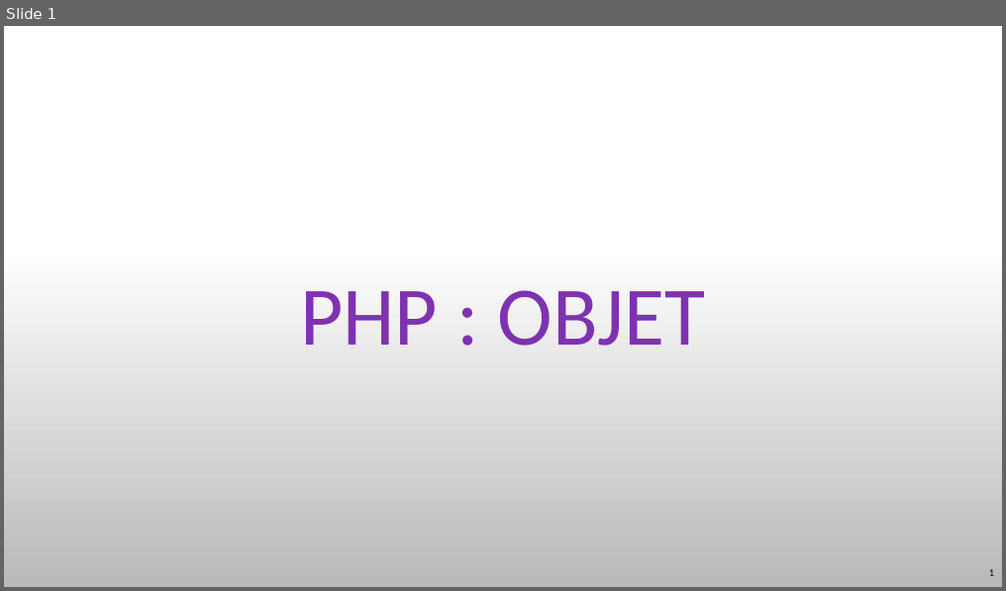
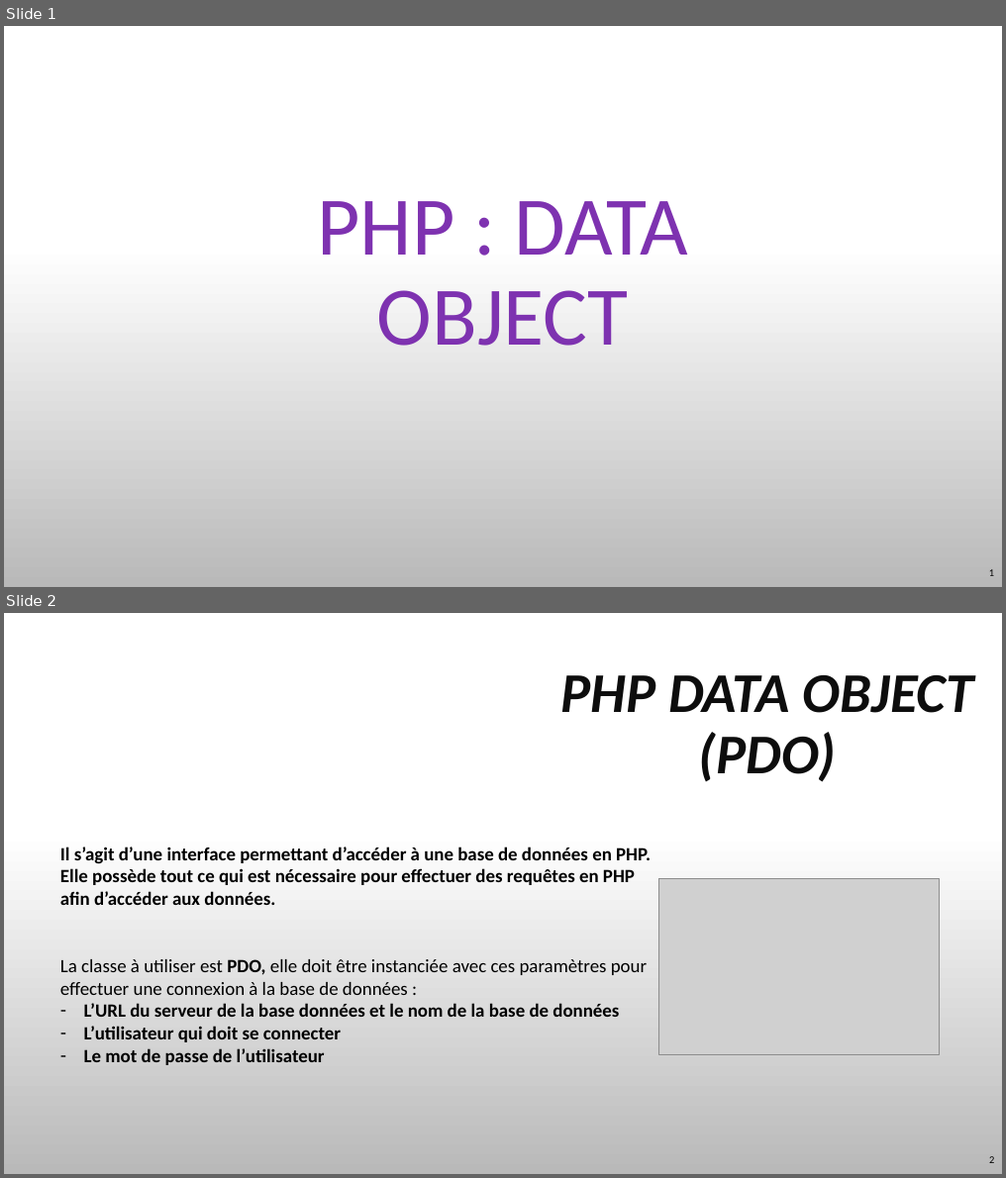
Before and after one commit to TyTy-cf/cours, a slide deck: PHP/Object/PHP-DO.pptx. Shown one above the other, each under a label of ours: slide 1 before the commit, slides 1 and 2 after it. The pictures are 1006x591 and 1006x1178 pixels, drawn with LibreOffice and Linux fonts; fonts in the diff are those of the drawing; grey boxes stand for pictures; background and template pictures are left out. Boxes give left, top, right and bottom in pixels: in the first picture for what was removed or moved away, otherwise in the second. Text is boxed around its words. In the diff, an @@ line names an element or a change of style, - is before the commit and + after.

```diff
--- a/PHP/Object/PHP-DO.pptx
+++ b/PHP/Object/PHP-DO.pptx
@@ slide 2 added at (4, 613, 1002, 1174), background picture (left out) @@
@@ title added at (560, 675, 974, 782), 54 pt, text #0D0D0D, bold, italic @@
+PHP DATA OBJECT
+(PDO)
@@ text added at (60, 847, 650, 1065), 18 pt, text #000000, bold @@
+Il s’agit d’une interface permettant d’accéder à une base de données en PHP.
+Elle possède tout ce qui est nécessaire pour effectuer des requêtes en PHP afin d’accéder aux données.
+La classe à utiliser est PDO, elle doit être instanciée avec ces paramètres pour effectuer une connexion à la base de données :
+– L’URL du serveur de la base données et le nom de la base de données
+– L’utilisateur qui doit se connecter
+– Le mot de passe de l’utilisateur
@@ picture added at (659, 878, 940, 1054) @@
@@ page number added at (989, 1157, 994, 1163), 10 pt, text #000000 @@
+2
@@ slide 1 changed as well @@
@@ title at (317, 201, 689, 346): text changed @@
-PHP : OBJET
+PHP : DATA OBJECT
```
Also in this commit, not shown: 8 other slides added, 12 slides removed, 3 other files.
